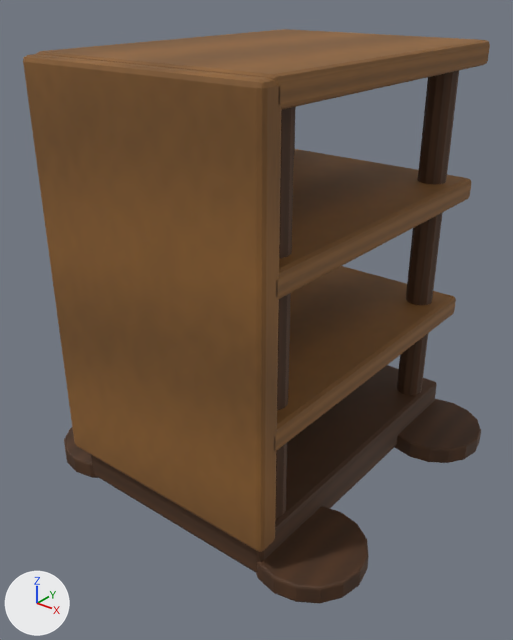
The glTF model dist/assets/tower.glb: old version first, new version second.
Camera for both pictures: a camera (50 mm lens) standing at (2.12, -2.82, 2.75) and looking at (-0.04, -0.13, 1.09). The axes (+X, +Y, +Z) are drawn at lower left. The lights are the same throughout. The first picture is the older version. Vertices at exactly the same position are counted once.

Objects in the first picture: 'tower_skin'.
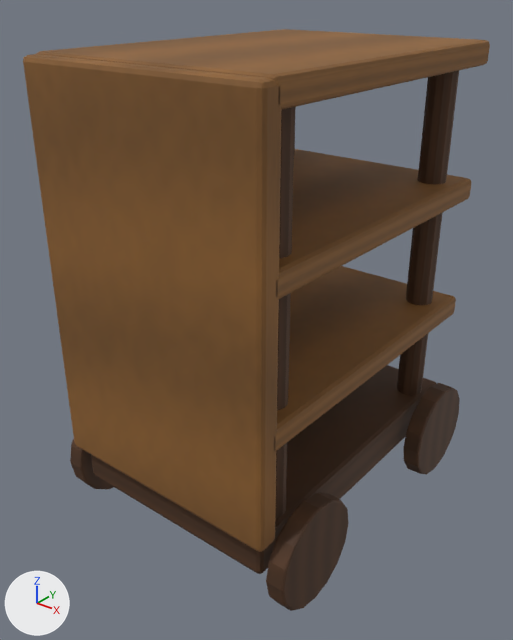
Pixel boxes (x1, y1, x2, y2) of what changed, in the pictures (513 x 640 px; the box of a moved part takes in the faces that stretch with it):
'tower_skin', reshaped: before (23, 29, 490, 603); after (23, 29, 490, 611)
part 1 of me_cube_259, moved or reshaped: before (64, 427, 98, 478); after (70, 439, 113, 489)
part 2 of me_cube_259, moved or reshaped: before (256, 506, 369, 603); after (266, 493, 349, 611)
part 3 of me_cube_259, moved or reshaped: before (395, 399, 481, 463); after (403, 383, 460, 474)
part 4 of me_cube_259, moved or reshaped (mostly hidden): (294, 107, 296, 152) in both
part 5 of me_cube_259, moved or reshaped: (275, 107, 295, 519) in both
part 6 of me_cube_259, moved or reshaped: (397, 71, 459, 395) in both

The change, as a list of edits to the scene's bpy script:
```text
Change me_cube_259:
    used by ob_tower_skin; location = (0.0, 0.0, 0.0)
    remove me_cube_259.from_pydata(...)  # 952 vertices, 1852 faces; spans x -0.98..0.98, y -0.96..0.93, z 0.23..2.46
    add me_cube_259.from_pydata(...)  # 952 vertices, 1852 faces; spans x -0.75..0.75, y -0.96..0.93, z 0.0..2.46
    me_cube_259 part 1: the loose piece of 96 vertices spanning x -0.98..-0.42, y -0.93..-0.37, z 0.23..0.33 is multiplied about its middle by the matrix ((0.0, 0.0, 1.0), (1.0, 0.0, 0.0), (0.0, 1.0, 0.0))
    me_cube_259 part 2: the loose piece of 96 vertices spanning x 0.42..0.98, y -0.93..-0.37, z 0.23..0.33 is multiplied about its middle by the matrix ((0.0, 0.0, 1.0), (1.0, 0.0, 0.0), (0.0, 1.0, 0.0))
    me_cube_259 part 3: the loose piece of 96 vertices spanning x 0.42..0.98, y 0.37..0.93, z 0.23..0.33 is multiplied about its middle by the matrix ((0.0, 0.0, 1.0), (1.0, 0.0, 0.0), (0.0, 1.0, 0.0))
    me_cube_259 part 4: the loose piece of 72 vertices spanning x -0.57..-0.43, y 0.62..0.77, z 0.4..2.4 is turned -180 degrees about the z axis through its middle
    me_cube_259 part 5: the loose piece of 72 vertices spanning x 0.43..0.57, y -0.77..-0.62, z 0.4..2.4 is turned -180 degrees about the z axis through its middle
    me_cube_259 part 6: the loose piece of 72 vertices spanning x 0.43..0.57, y 0.62..0.77, z 0.4..2.4 is turned -180 degrees about the z axis through its middle
    other edits to the shape of me_cube_259 do not show in these pictures
```
